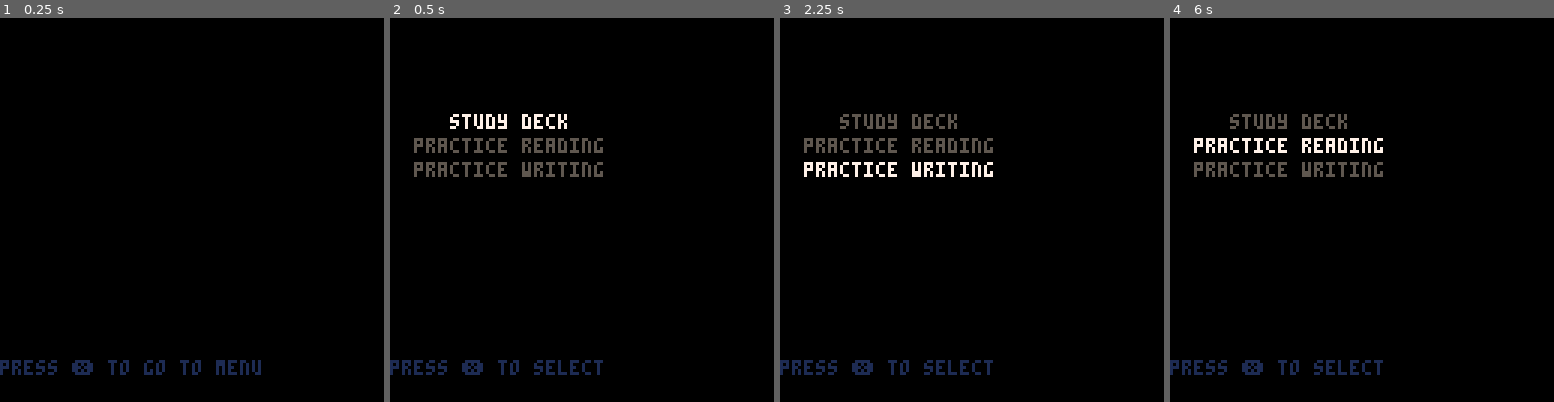
Above: before the commit, frames 1-4 (left to right).
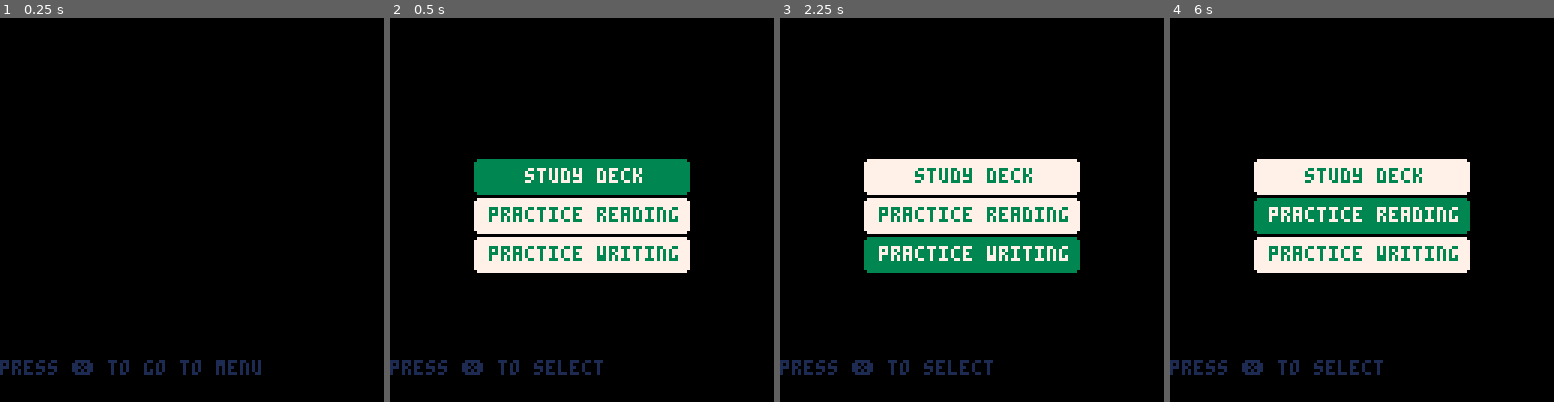
Above: after the commit, the same moments.

Repository: SestrenExsis/KanaPractice
Game: PICO-8 cartridge kana_practice.p8
The game is run twice, just before and just after one commit, with the same random seed, the same clock (stepped at 60 frames per second) and the same inputs.
Inputs (mouse positions are in pixels of both pictures, inside the frame that each line leads up to):
- Up to frame 1 (0.25 s): no input
- Up to frame 2 (0.5 s): tap X (X key) at 0.33 s
- Up to frame 3 (2.25 s): click (1060, 121) at 0.67 s; tap O (Z key) at 0.7, 1.7, 2.1 s; tap X (X key) at 1.07, 1.85 s; click (826, 267) at 1.22 s; hold Right 1.6-2.1 s; click (887, 114) at 1.77 s; hold Up from 2.15 s (still down)
- Up to frame 4 (6 s): click (1342, 259) at 2.32 s; release Up at 2.42 s; hold Right 2.47-3.03 s; tap O (Z key) every 0.4 s from 2.5 to 5.7 s; click (1404, 106) at 2.87 s; tap X (X key) at 2.97, 4.08, 5.2 s; hold Left 3.08-3.58 s; click (1465, 256) at 3.42 s; hold Down 3.63-3.97 s; click (1231, 102) at 3.97 s; hold Right 4.02-4.68 s; click (1292, 248) at 4.52 s; hold Up 4.73-5.03 s; click (1354, 94) at 5.07 s; hold Left 5.08-5.68 s; click (1419, 244) at 5.62 s; hold Down from 5.73 s (still down)

Frame 1 is identical in both runs. In frame 2, 17% of the frame differs, in the area x 6-79%, y 25-67%; in frame 3, 17%; in frame 4, 17%.

Commit message:
Improve look of main menu buttons

Diff:
--- a/kana_practice.p8
+++ b/kana_practice.p8
@@ -469,9 +469,17 @@
 	cursor(0,114,1)
 	print("press ❎ to select")
 	for i,text in ipairs(_menu) do
-		local c=5
-		if (i==_menuindex) c=7
-		print(text,8,8*i+24,c)
+		local bc=7
+		local fc=3
+		if i==_menuindex then
+			bc=3
+			fc=7
+		end
+		local x=28
+		local y=34+13*i
+		rectfill(x+1,y,x+70,y+11,bc)
+		rectfill(x,y+1,x+71,y+10,bc)
+		print(text,33,y+3,fc)
 	end
 end
 -->8
